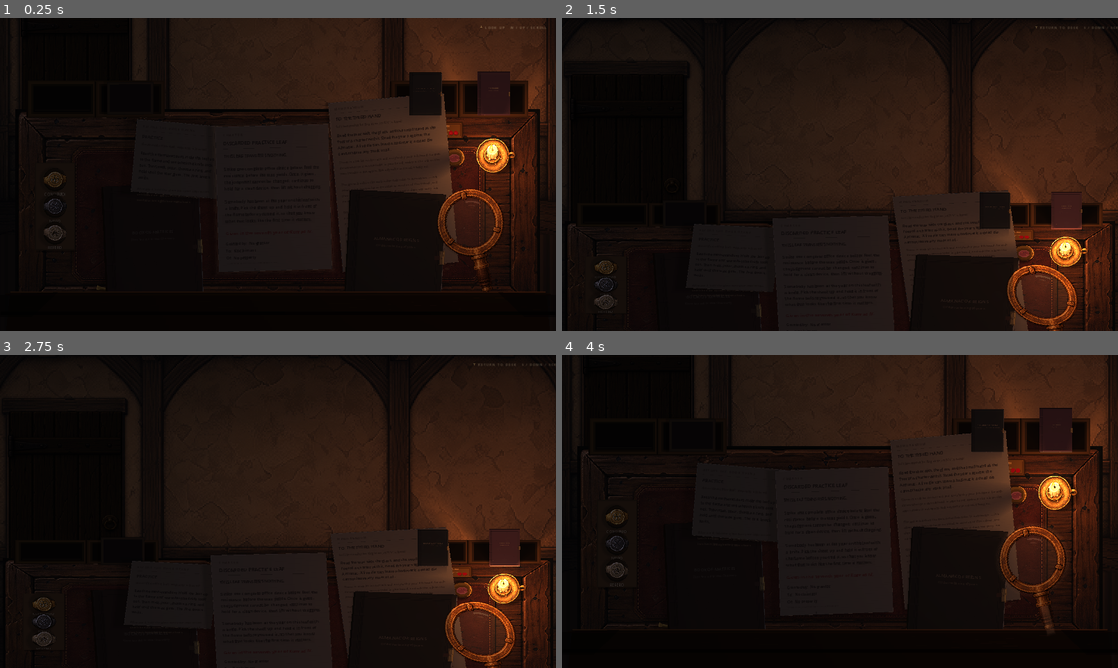
Above: before the commit, frames 1-4 (two rows, left to right).
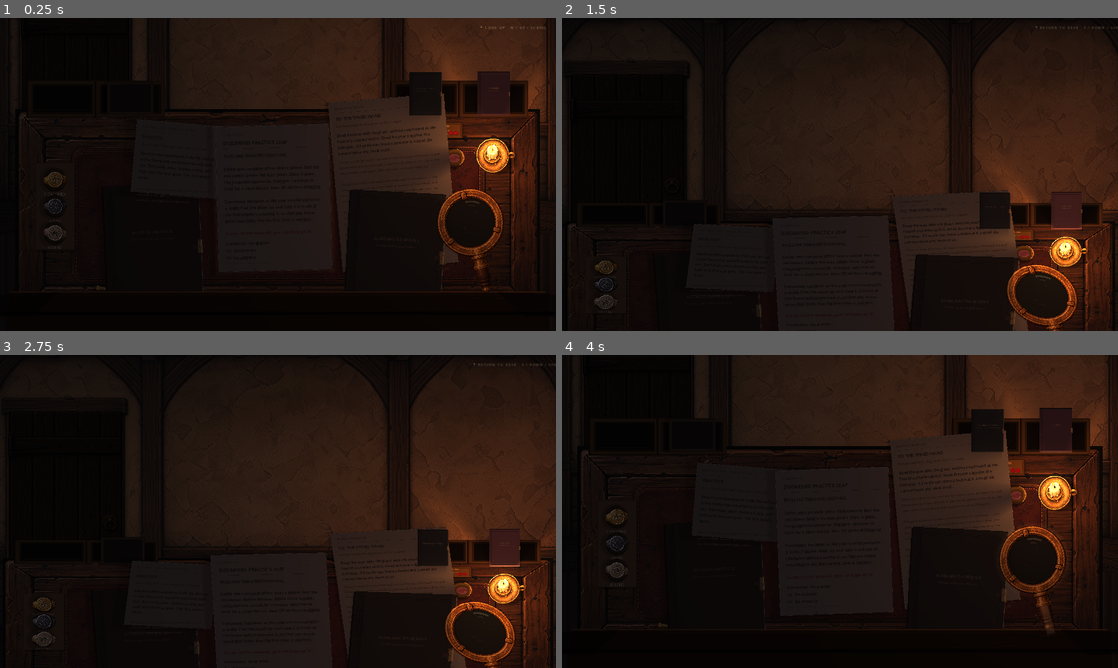
Above: after the commit, the same moments.

Repository: PatheticPants/HREGAME
Game: Godot game, scene res://scenes/main.tscn
Same seed, same stepped clock (60 frames per second), same inputs: the game is played once before the commit and once after it.
Inputs (mouse positions are in pixels of both pictures, inside the frame that each line leads up to):
- Up to frame 1 (0.25 s): no input
- Up to frame 2 (1.5 s): tap Enter at 0.5 s; move the mouse to (962, 158) at 0.52 s; hold Up 0.53-1.25 s; click (962, 158) at 0.67 s; drag from (728, 190) to (812, 237) at 1.27 s
- Up to frame 3 (2.75 s): tap Space at 2 s; move the mouse to (333, 442) at 2.02 s; hold Up from 2.03 s (still down)
- Up to frame 4 (4 s): release Up at 2.75 s; tap Enter at 2.75 s; drag from (812, 574) to (673, 464) at 2.77 s; tap Space at 3.5 s; move the mouse to (1006, 558) at 3.52 s; hold Down from 3.53 s (still down)

The runs differ from the first frame. In frame 1, 1.0% of the frame differs, in the area x 80-89%, y 57-74%; in frame 2, 1.0%; in frame 3, 1.0%, in the area x 81-92%, y 81-96%; in frame 4, 1.0%.

Commit message:
The refraction shader has never rendered a single fragment
The most rigorous finding of the review, and it invalidates every optical
claim in the handoff rather than merely qualifying one.

Polygon2D writes its `uv` array into the draw command only when it has a
valid texture. `_build_optics` set polygon, uv, colour, z_index, filter
and material — and no texture. So the fragment shader received a constant
UV, `length((UV - 0.5) * 2)` was a constant greater than one, and the
aperture's own `if (radius > 1.0) discard;` killed every fragment of it.
The refraction, the rim aberration and the mask have never once been on
screen.

It was proved four ways in the real scene under gl_compatibility: a
discard-free shader floods the aperture, so the quad renders and the
material binds; a UV readout is flat without a texture and a correct
gradient with one; hiding the quad is pixel-identical to showing it,
inside the aperture, against a control annulus outside the prop, with
magnification 0.0 and 0.9 producing the same nothing; and attaching any
texture makes all of it work at once.

One white texel fixes it, and it has to be exactly 1x1 because Polygon2D
divides the uv array by the texture size — a 2x2 would silently halve the
range and put the aperture back outside the unit circle.

This also explains the chromatic fringe. That was separately dead by its
own arithmetic, fixed two commits ago by snapping each tap after its own
displacement rather than before — a real fix to an effect that was
unreachable behind a second, larger one.

The trap is now asserted structurally rather than by rendering, because
the headless driver has no frame to compare: the quad must have a texture
and it must be 1x1. That is also the form that names the hazard for
whoever writes this project's second canvas shader.

Every existing lens assertion passed with the material completely inert,
which is the lesson worth keeping: a test that checks a node exists and
carries a material does not check that the material does anything.

Re-measured on the documented stress pose with the shader now genuinely
running and the glass focused: 5.63 ms, 178 fps, 17 draggables, four open
books. Faster than the recorded 6.45-6.73 ms, because the `active` gate
added earlier now disables the backbuffer copy whenever the glass is
stowed. Well inside the 10 ms line either way.

rules 90, presentation 313, session 76, content PASS

Co-Authored-By: Claude Opus 5 <noreply@anthropic.com>

Diff:
--- a/scripts/presentation/lens.gd
+++ b/scripts/presentation/lens.gd
@@ -238,6 +238,23 @@
 		Vector2(0, 0), Vector2(1, 0), Vector2(1, 1), Vector2(0, 1),
 	])
 	_optics_quad.color = Color.WHITE
+	# WITHOUT A TEXTURE, POLYGON2D SENDS NO UVs — AND THE SHADER DISCARDS ON UV.
+	#
+	# The `uv` array above is only written into the draw command when the polygon
+	# has a valid texture. With none, the fragment shader receives a constant UV,
+	# so `p = (UV - 0.5) * 2` is constant, `length(p)` is a constant greater than
+	# one, and `if (radius > 1.0) discard;` killed every single fragment. The
+	# refraction, the rim aberration and the aperture mask have therefore never
+	# rendered once in the life of this prop: hiding the quad was pixel-identical
+	# to showing it, and every existing lens assertion passed with the material
+	# completely dead.
+	#
+	# One white texel, and it must be exactly 1x1: Polygon2D divides the `uv`
+	# array by the texture's size, so a 2x2 would silently halve the UV range and
+	# put the aperture back outside the unit circle.
+	var white := Image.create(1, 1, false, Image.FORMAT_RGBA8)
+	white.fill(Color.WHITE)
+	_optics_quad.texture = ImageTexture.create_from_image(white)
 	_optics_quad.z_index = -1
 	_optics_quad.texture_filter = CanvasItem.TEXTURE_FILTER_NEAREST
 	_optics_material = ShaderMaterial.new()
--- a/tests/test_presentation.gd
+++ b/tests/test_presentation.gd
@@ -575,6 +575,27 @@
 			"an empty corner outside the round bezel no longer steals a paper click")
 		_is_true(not lens.occludes_light,
 			"the clear aperture never becomes a solid candle occluder")
+
+		# THE OPTICS QUAD MUST CARRY A TEXTURE OR THE SHADER IS DEAD.
+		#
+		# Polygon2D only writes its `uv` array into the draw command when it has a
+		# valid texture. Without one the fragment shader receives a constant UV, so
+		# `length((UV - 0.5) * 2)` is a constant greater than one and the shader's
+		# aperture discard kills every fragment. The refraction shipped that way:
+		# hiding the quad was pixel-identical to showing it, and every assertion in
+		# this file passed with the material completely inert.
+		#
+		# This cannot be checked by rendering here — the headless driver has no
+		# frame — so it is checked structurally, which is also the form that names
+		# the trap for whoever writes the next canvas shader.
+		var quad := lens.get_node_or_null("optical_aperture") as Polygon2D
+		_is_true(quad != null and quad.texture != null,
+			"the refraction quad has a texture, so Polygon2D emits its UVs")
+		if quad != null and quad.texture != null:
+			_is_true(quad.texture.get_size() == Vector2(1, 1),
+				"and it is 1x1, because Polygon2D divides uv by the texture size")
+		_is_true(quad != null and quad.material is ShaderMaterial,
+			"and the aperture still carries its refraction material")
 
 	var spoon := desk.press.spoon if desk.press != null else null
 	_is_true(spoon != null, "the wax spoon exists for silhouette checks")
